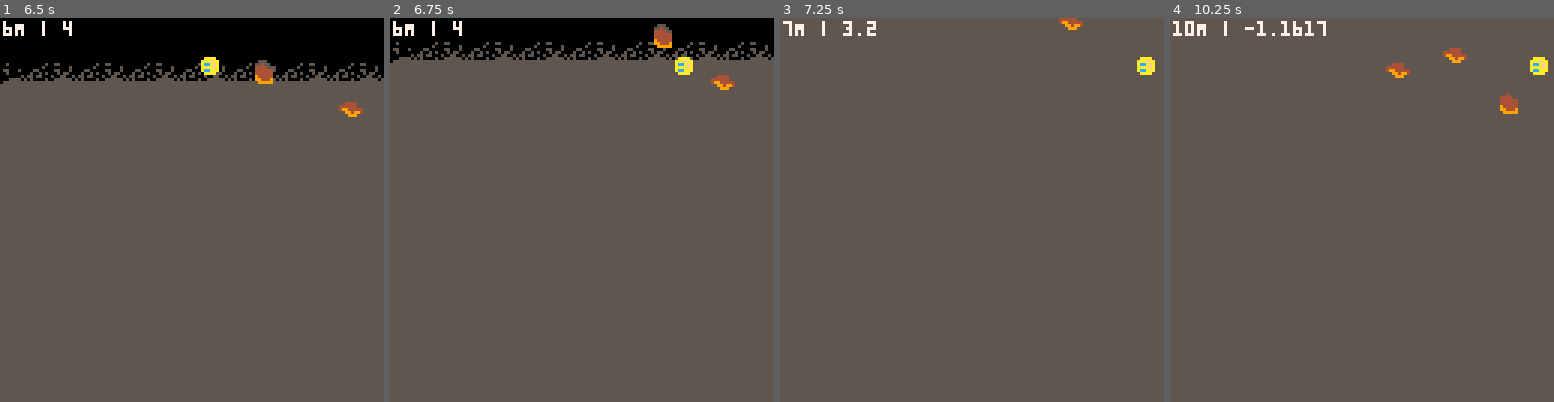
Above: before the commit, frames 1-4 (left to right).
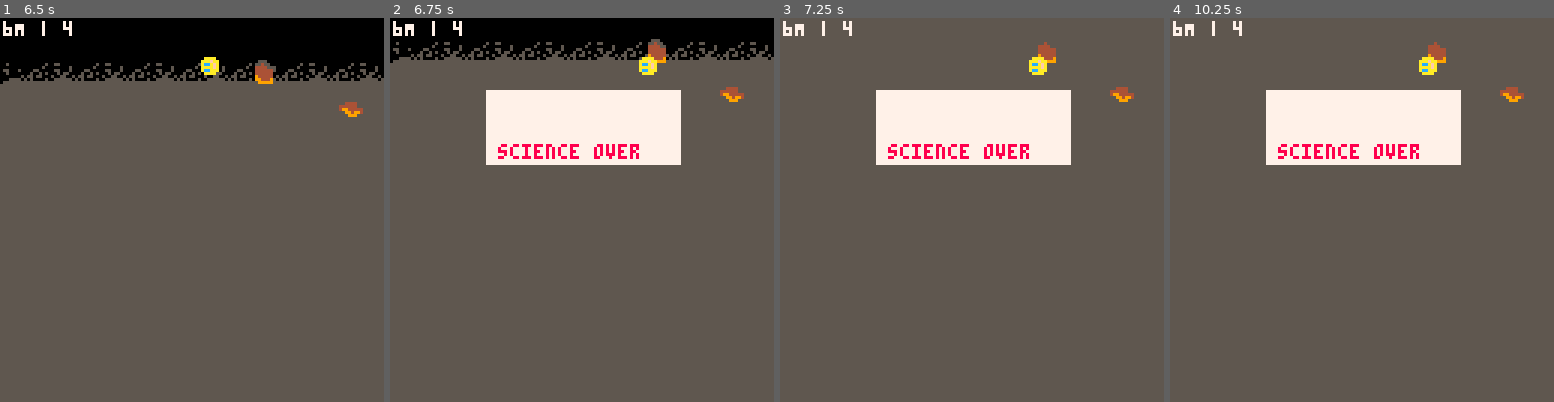
Above: after the commit, the same moments.

Repository: broquaint/pico8-carts
Game: PICO-8 cartridge eggjam16.p8
Same seed, same stepped clock (60 frames per second), same inputs: the game is played once before the commit and once after it.
Inputs:
- Up to frame 1 (6.5 s): tap X (X key) at 0.33, 1.07, 1.85, 2.97, 4.08, 5.2, 6.32 s; tap O (Z key) at 0.7, 1.7, 2.1, 2.5, 2.9, 3.3, 3.7, 4.1, 4.5, 4.9, 5.3, 5.7, 6.1 s; hold Right 1.6-2.1 s; hold Up 2.15-2.42 s; hold Right 2.47-3.03 s; hold Left 3.08-3.58 s; hold Down 3.63-3.97 s; hold Right 4.02-4.68 s; hold Up 4.73-5.03 s; hold Left 5.08-5.68 s; hold Down 5.73-6.03 s; hold Right from 6.08 s (still down)
- Up to frame 2 (6.75 s): tap O (Z key) at 6.5 s; release Right at 6.58 s; hold Right from 6.63 s (still down)
- Up to frame 3 (7.25 s): tap O (Z key) at 6.9 s; release Right at 7.13 s; hold Up from 7.18 s (still down)
- Up to frame 4 (10.25 s): tap O (Z key) every 0.4 s from 7.3 to 10.1 s; tap X (X key) at 7.43, 8.55, 9.67 s; release Up at 7.45 s; hold Right 7.5-8.07 s; hold Left 8.12-8.62 s; hold Down 8.67-9 s; hold Right 9.05-9.72 s; hold Up 9.77-10.07 s; hold Left from 10.12 s (still down)

Frame 1 is identical in both runs. In frame 2, 11% of the frame differs, in the area x 25-93%, y 1-39%; in frame 3, 11%; in frame 4, 12%, in the area x 0-99%, y 0-39%.

Commit message:
Obstacle collision detection
And a very basic game state.

Diff:
--- a/eggjam16.p8
+++ b/eggjam16.p8
@@ -23,6 +23,10 @@
 max_speed = 4
 
 obstacles = {}
+
+game_state_playing = 'playing'
+game_state_crashed = 'crashed'
+current_game_state = game_state_playing
 
 function _init()
    camera()
@@ -87,7 +91,7 @@
                speed = 1 + n/3,
                last_collide = rnd() -- make equality check easier
          })
-         dump_once(rock)
+         -- dump_once(rock)
          add(obstacles, rock)
       end
    end
@@ -123,6 +127,43 @@
    end
 end
 
+function detect_player_collision()
+   -- Make bounding box small than sprite
+   local px1 = player.x + 1
+   local px2 = player.x + 6
+   local py1 = player.y + 1
+   local py2 = player.y + 6
+   for obstacle in all(obstacles) do
+      local ox1 = obstacle.x + 1
+      local ox2 = obstacle.x + 6
+      local oy1 = obstacle.y + 1
+      local oy2 = obstacle.y + 6
+
+      -- If the player is above the obstacle detect stuff.
+      if py1 < oy2 then
+         -- bottom line intersection with top line
+         if py2 >= oy1 and py2 <= oy2
+            and ((px1 >= ox1 and px1 <= ox2) or (px2 >= ox1 and px2 <= ox2))
+         then
+            debug('bottom of ', player, ' collided with ', obstacle)
+            return true
+         -- left line intersects with top line
+         elseif px1 >= ox1 and px1 <= ox2
+            and ((py1 >= oy1 and py1 <= oy2) or (py2 >= oy1 and py2 <= oy2))
+         then
+            debug('left of ', player, ' collided with ', obstacle)
+            return true
+         -- right line intersects with top line
+         elseif px2 >= ox1 and px2 <= ox2
+            and ((py1 >= oy1 and py1 <= oy2) or (py2 >= oy1 and py2 <= oy2))
+         then
+            dump_once('right of ', player, ' collided with ', obstacle)
+            return true
+         end
+      end
+   end
+end
+
 function drop_off_screen_obstacles()
    for idx,obstacle in pairs(obstacles) do
       if obstacle.y < -8 then
@@ -133,6 +174,12 @@
 
 function _update()
    frame_count += 1
+
+   if current_game_state != game_state_playing then
+      return
+   end
+
+
    if frame_count % 30 == 0 then
       depth_count += 1
    end
@@ -144,6 +191,10 @@
    populate_obstacles()
 
    handle_obstacle_collision()
+
+   if detect_player_collision() then
+      current_game_state = game_state_crashed
+   end
 
    drop_off_screen_obstacles()
 end
@@ -166,13 +217,19 @@
 
    for obstacle in all(obstacles) do
       spr(obstacle.sprite, obstacle.x, obstacle.y)
+      -- rect(obstacle.x + 1, obstacle.y + 1, obstacle.x + 6, obstacle.y + 6, lime)
    end
 
 
    print(depth_count .. 'M' .. ' | ' .. tostr(player.speed_x), 1, 1, white)
    -- print('cool', 16, 16, frame_count % 16)
    spr(player.sprite, player.x, player.y)
-
+   -- rect(player.x + 1, player.y + 1, player.x + 6, player.y + 6, lime)
+
+   if current_game_state != game_state_playing then
+      rectfill(32, 24, 96, 48, white)
+      print('science over', 36, 42, red)
+   end
 end
 
 __gfx__
